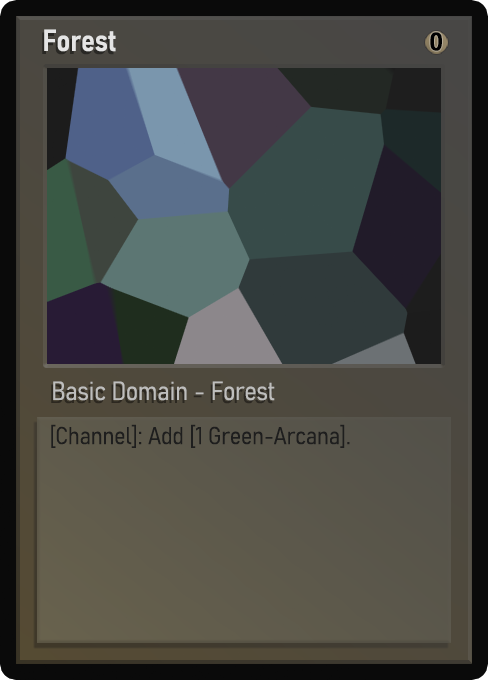
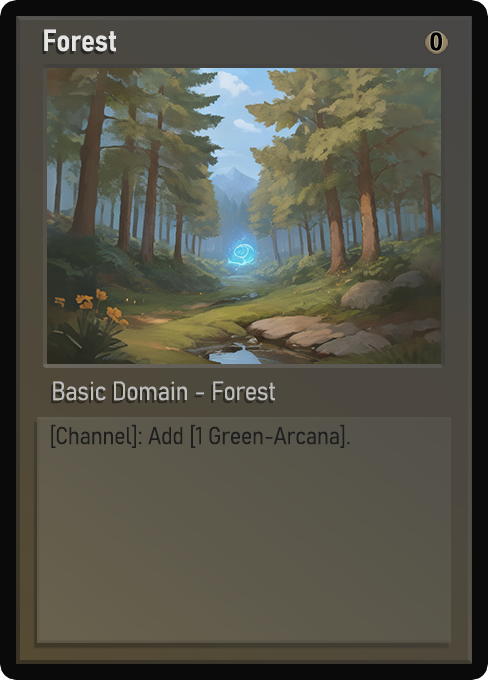
Layers edited between the first and the second 488 x 680 image:
painted on "Name" over 57, 31, 116, 52
painted on "Class" over 53, 381, 275, 401
painted on "Desc_norm" over 58, 428, 339, 445
painted on "Artwork" over 47, 68, 441, 364
